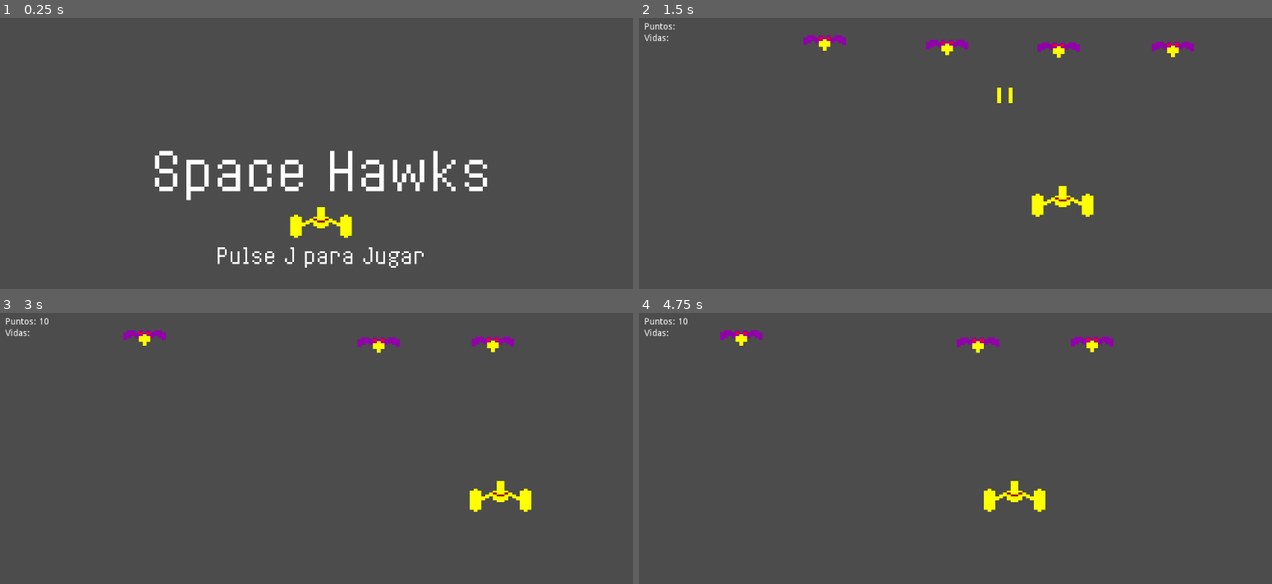
Above: before the commit, frames 1-4 (two rows, left to right).
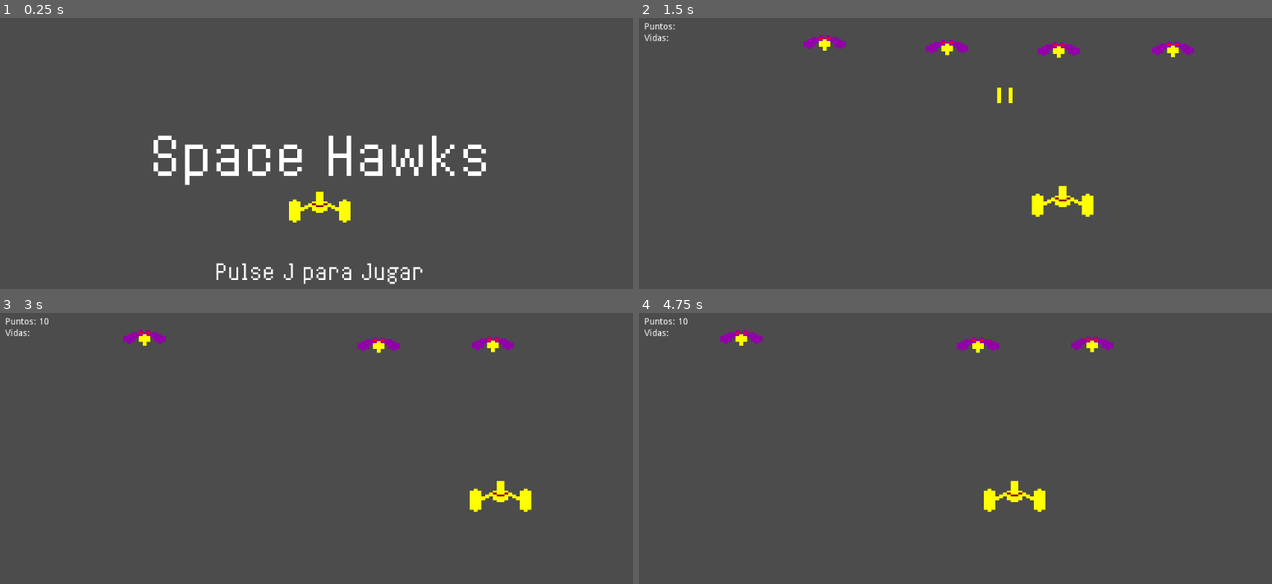
Above: after the commit, the same moments.

Repository: ncabanes/cursosYouTube
Game: Godot game, scene res://Bienvenida.tscn
Same seed, same stepped clock (60 frames per second), same inputs: the game is played once before the commit and once after it.
Inputs:
- Up to frame 1 (0.25 s): no input
- Up to frame 2 (1.5 s): tap Enter at 0.5 s; hold Right (ui_right) 0.53-1.28 s; hold J 0.53-1.28 s; tap Space at 0.77 s; hold Left (ui_left) from 1.28 s (still down); tap J at 1.35 s
- Up to frame 3 (3 s): tap Space at 1.52 s; release Left (ui_left) at 2.03 s; hold J 2.03-2.78 s; hold Right (ui_right) from 2.03 s (still down); tap J at 2.85 s
- Up to frame 4 (4.75 s): tap Space at 3.02, 3.77, 4.52 s; release Right (ui_right) at 3.53 s; hold J 3.53-4.28 s; hold Left (ui_left) from 3.53 s (still down); tap J at 4.35 s

The runs differ from the first frame. In frame 1, 5.5% of the frame differs, in the area x 24-78%, y 43-99%; in frame 2, 0.5%; in frame 3, 0.3%; in frame 4, 0.3%.

Commit message:
Godot 2020: Estado tras el video 10 (animaciones)

Diff:
--- a/godot2020/proyecto/Marcianos/Bienvenida.tscn
+++ b/godot2020/proyecto/Marcianos/Bienvenida.tscn
@@ -13,8 +13,10 @@
 font_data = ExtResource( 1 )
 
 [node name="Bienvenida" type="CenterContainer"]
-margin_right = 1024.0
-margin_bottom = 600.0
+margin_left = -2.0
+margin_top = 1.0
+margin_right = 1022.0
+margin_bottom = 601.0
 script = ExtResource( 2 )
 __meta__ = {
 "_edit_use_anchors_": false
@@ -22,9 +24,9 @@
 
 [node name="VBoxContainer" type="VBoxContainer" parent="."]
 margin_left = 246.0
-margin_top = 193.0
+margin_top = 168.0
 margin_right = 778.0
-margin_bottom = 407.0
+margin_bottom = 431.0
 
 [node name="LabelSpaceHawks" type="Label" parent="VBoxContainer"]
 margin_right = 532.0
@@ -43,7 +45,8 @@
 [node name="LabelComenzarJuego" type="Label" parent="VBoxContainer"]
 margin_top = 168.0
 margin_right = 532.0
-margin_bottom = 214.0
+margin_bottom = 263.0
 custom_fonts/font = SubResource( 2 )
-text = "Pulse J para Jugar"
+text = "
+Pulse J para Jugar"
 align = 1
--- a/godot2020/proyecto/Marcianos/Enemigo.gd
+++ b/godot2020/proyecto/Marcianos/Enemigo.gd
@@ -7,6 +7,16 @@
 	connect("area_entered", self, "recibirDisparo")
 
 func _process(delta):
+
+	# Ejemplo de cómo cambiar animaciones:
+
+	#if Input.is_action_pressed("ui_left"):
+	#	$AnimatedSprite.play("izquierda")
+	#elif Input.is_action_pressed("ui_right"):
+	#	$AnimatedSprite.play("derecha")
+	#else:
+	#	$AnimatedSprite.stop()
+
 	velocidadActual = get_parent().get_node("BloqueDeEnemigos").velocidad
 	position.x += velocidadActual * delta
 	if position.x < 100 or position.x > 900:
--- a/godot2020/proyecto/Marcianos/Enemigo.tscn
+++ b/godot2020/proyecto/Marcianos/Enemigo.tscn
@@ -1,16 +1,28 @@
-[gd_scene load_steps=4 format=2]
+[gd_scene load_steps=6 format=2]
 
 [ext_resource path="res://Enemigo.gd" type="Script" id=1]
 [ext_resource path="res://imagenes/enemigo1a.png" type="Texture" id=2]
+[ext_resource path="res://imagenes/enemigo1b.png" type="Texture" id=3]
 
 [sub_resource type="RectangleShape2D" id=1]
 extents = Vector2( 32, 12 )
 
+[sub_resource type="SpriteFrames" id=2]
+animations = [ {
+"frames": [ ExtResource( 2 ), ExtResource( 3 ) ],
+"loop": true,
+"name": "default",
+"speed": 5.0
+} ]
+
 [node name="Enemigo" type="Area2D"]
 script = ExtResource( 1 )
 
-[node name="Sprite" type="Sprite" parent="."]
-texture = ExtResource( 2 )
-
 [node name="CollisionShape2D" type="CollisionShape2D" parent="."]
 shape = SubResource( 1 )
+
+[node name="AnimatedSprite" type="AnimatedSprite" parent="."]
+frames = SubResource( 2 )
+frame = 1
+speed_scale = 0.5
+playing = true
Not shown, changed: godot2020/README.md
Not shown, added: godot2020/versiones/Marcianos-godot010-animaciones.zip
